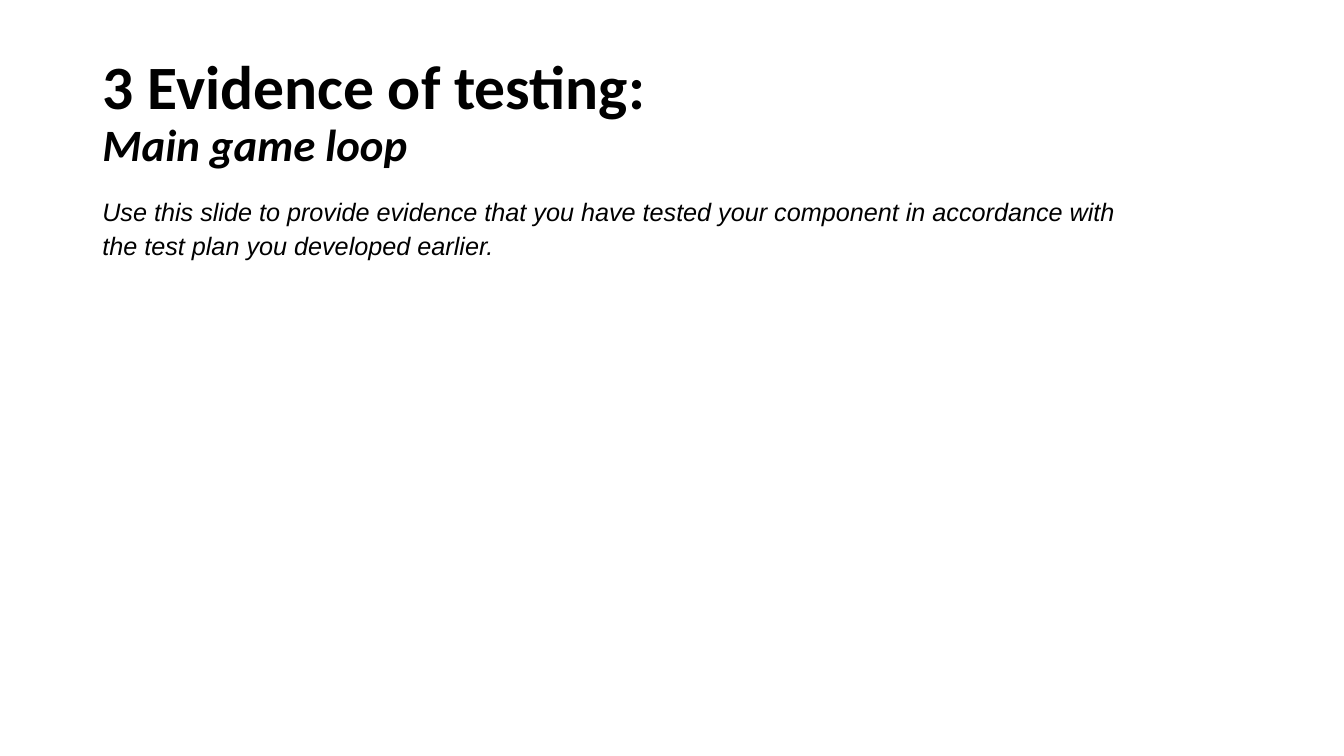
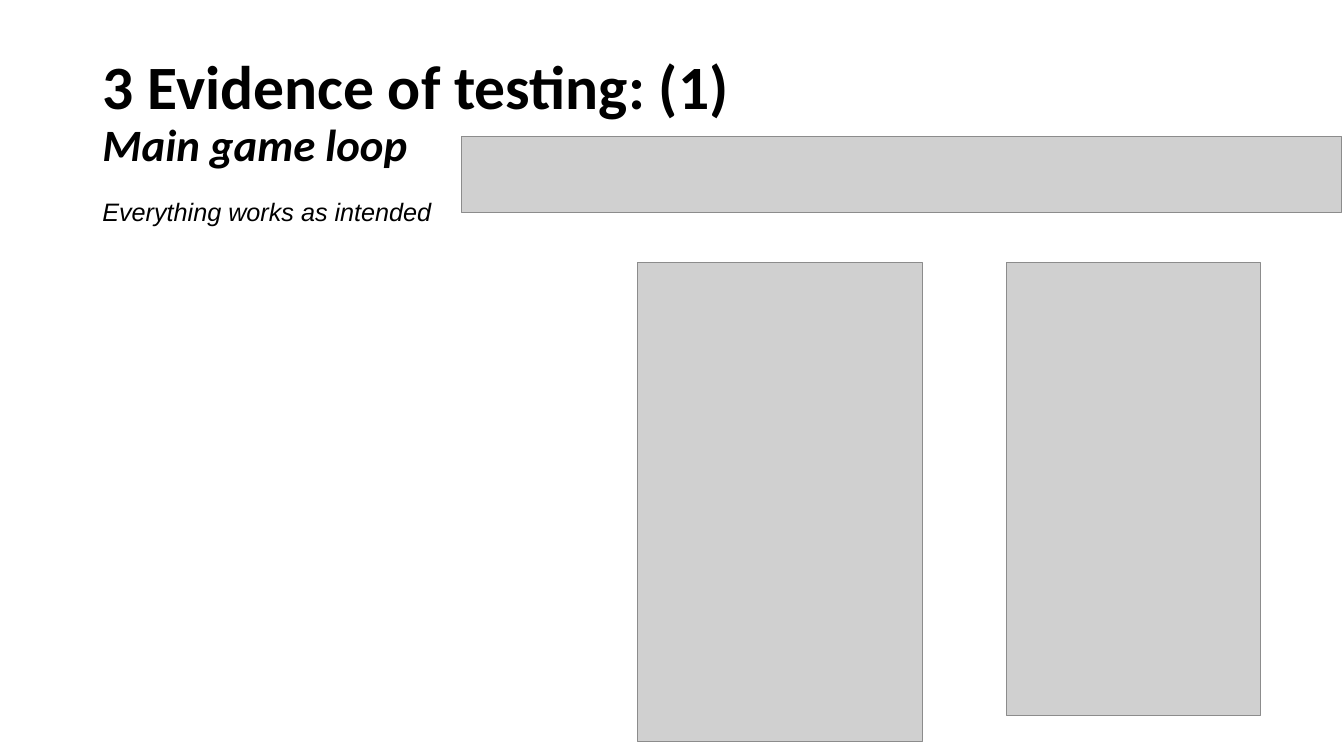
Before and after one commit to Samuel-Burgess/CS-Assesment-Programming, a slide deck: slide 44 of Documentation/3.7 and 3.8 Documentation Samuel Burgess.pptx (slide 40 before the commit). Drawn at 1344x756 pixels with LibreOffice and Linux fonts; fonts in the diff are those of the drawing; grey boxes stand for pictures. Boxes give left, top, right and bottom in pixels: in the first picture for what was removed or moved away, otherwise in the second. Text is boxed around its words. In the diff, an @@ line names an element or a change of style, - is before the commit and + after.

```diff
--- a/Documentation/3.7 and 3.8 Documentation Samuel Burgess.pptx
+++ b/Documentation/3.7 and 3.8 Documentation Samuel Burgess.pptx
@@ title at box(102, 63, 729, 169): text changed @@
-3 Evidence of testing:
-Main game loop
+3 Evidence of testing: (1)
+Main game loop
@@ picture added at box(462, 136, 1343, 212) @@
@@ text at box(102, 202, 432, 226): text changed @@
-Use this slide to provide evidence that you have tested your component in accordance with the test plan you developed earlier.
+Everything works as intended
@@ picture added at box(638, 262, 923, 742) @@
@@ picture added at box(1006, 262, 1260, 716) @@
```
Also in this commit, not shown: 4 other slides changed, 8 slides added, 1 slide removed, 6 other files.
